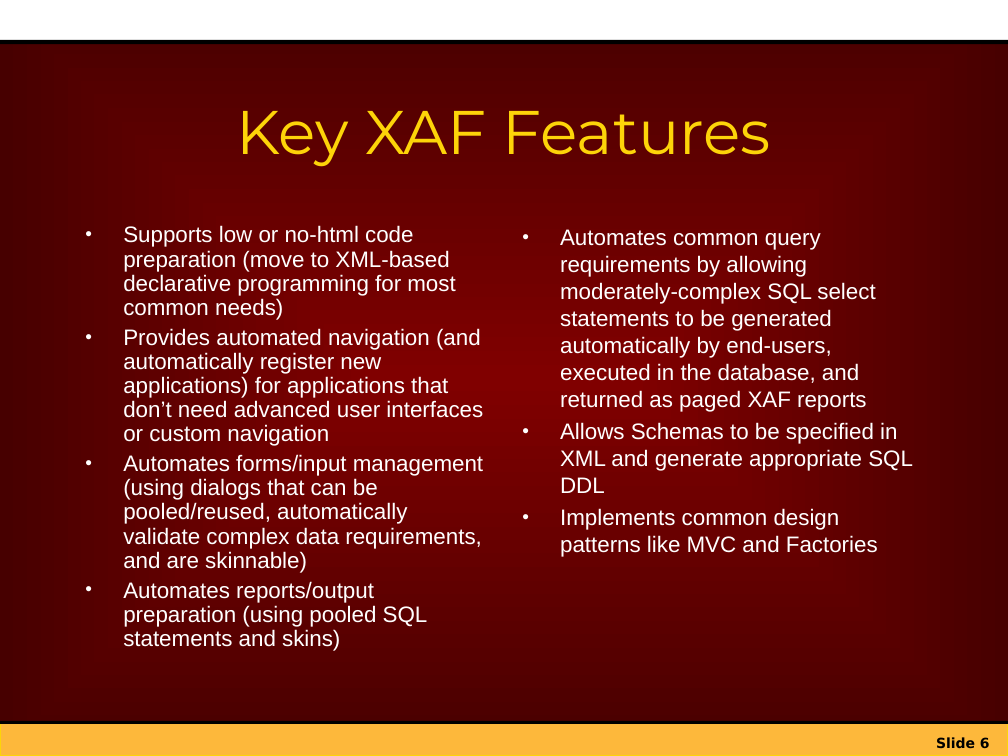
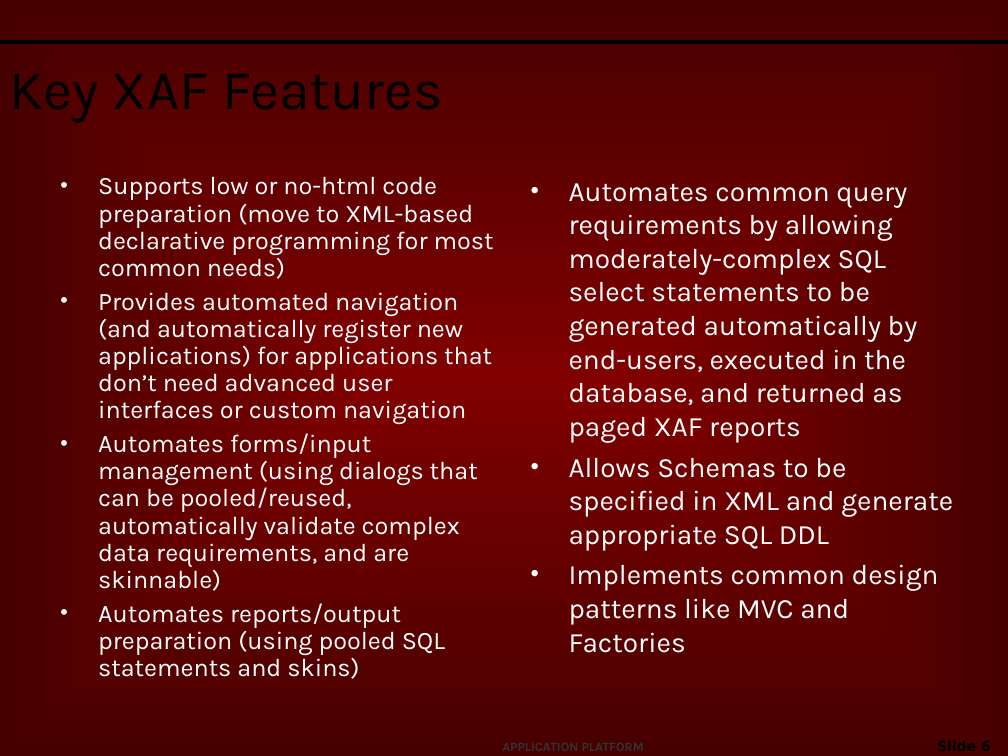
Before and after one commit to netspective/sparx-2001, a slide deck: slide 6 of Sparx/web-shared/docs/project/Introduction_to_Sparx.ppt. Drawn at 1008x756 pixels with LibreOffice and Linux fonts; fonts in the diff are those of the drawing; background and template pictures are left out. Boxes give left, top, right and bottom in pixels: in the first picture for what was removed or moved away, otherwise in the second. Text is boxed around its words. In the diff, an @@ line names an element or a change of style, - is before the commit and + after.

```diff
--- a/Sparx/web-shared/docs/project/Introduction_to_Sparx.ppt
+++ b/Sparx/web-shared/docs/project/Introduction_to_Sparx.ppt
@@ rectangle removed at (x1=0, y1=0, x2=1008, y2=42) @@
@@ title "Key XAF Features" moved from (x1=237, y1=111, x2=771, y2=167) to (x1=0, y1=48, x2=857, y2=126) @@
@@ title "Key XAF Features" at (x1=0, y1=48, x2=857, y2=126): size 44 to 40 pt, font Montserrat to Karla, text colour #FDD409 to #000000; alignment centre to left @@
@@ text "Supports low or no-html code ..." moved from (x1=123, y1=225, x2=483, y2=651) to (x1=98, y1=176, x2=494, y2=679) @@
@@ text "Supports low or no-html code ..." at (x1=98, y1=176, x2=494, y2=679): size 16 to 18 pt, font Arial to Karla @@
@@ text "Automates common query requirements by ..." moved from (x1=560, y1=229, x2=913, y2=557) to (x1=569, y1=183, x2=953, y2=653) @@
@@ text "Automates common query requirements by ..." at (x1=569, y1=183, x2=953, y2=653): size 16 to 20 pt, font Arial to Karla; more space between paragraphs @@
@@ rectangle removed at (x1=0, y1=723, x2=1008, y2=756) @@
@@ line removed from (0, 723) to (1008, 723) @@
@@ text added at (x1=493, y1=734, x2=670, y2=756), 9 pt, text #333333, bold @@
+APPLICATION PLATFORM
@@ page number rewrapped from (x1=936, y1=737, x2=990, y2=748) to (x1=841, y1=733, x2=1000, y2=756) @@
```
Also in this commit, not shown: 23 other slides changed, 1 slide added, 1 slide removed, 2 other files.
